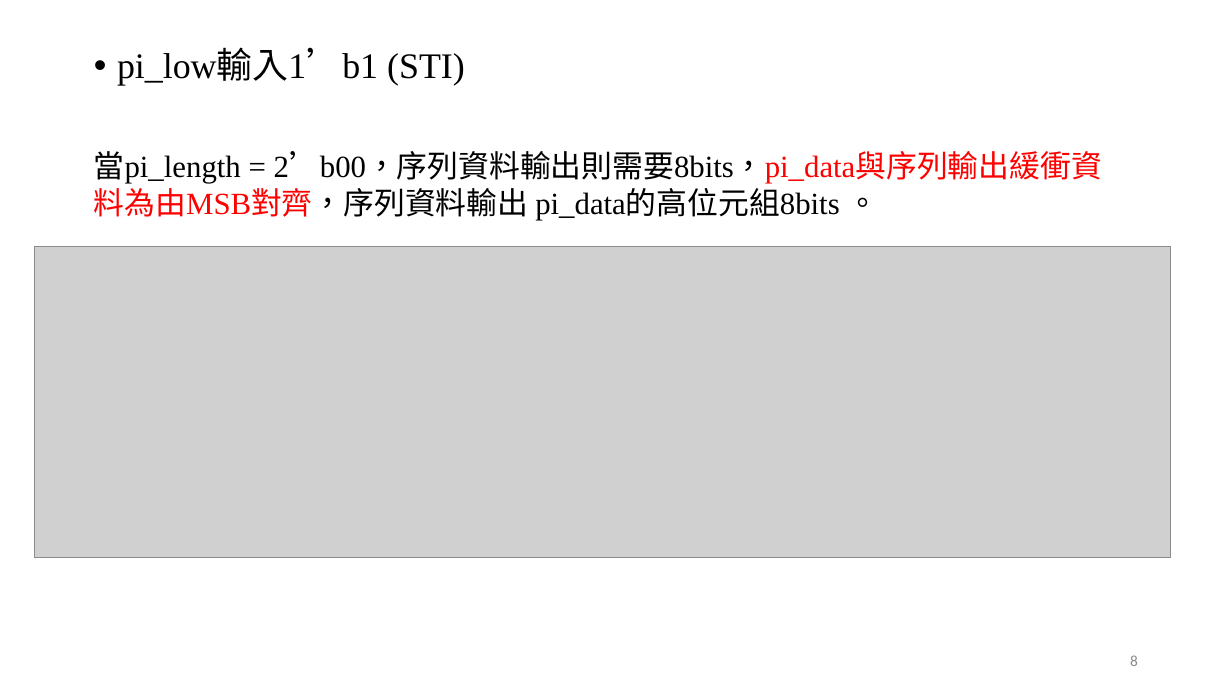
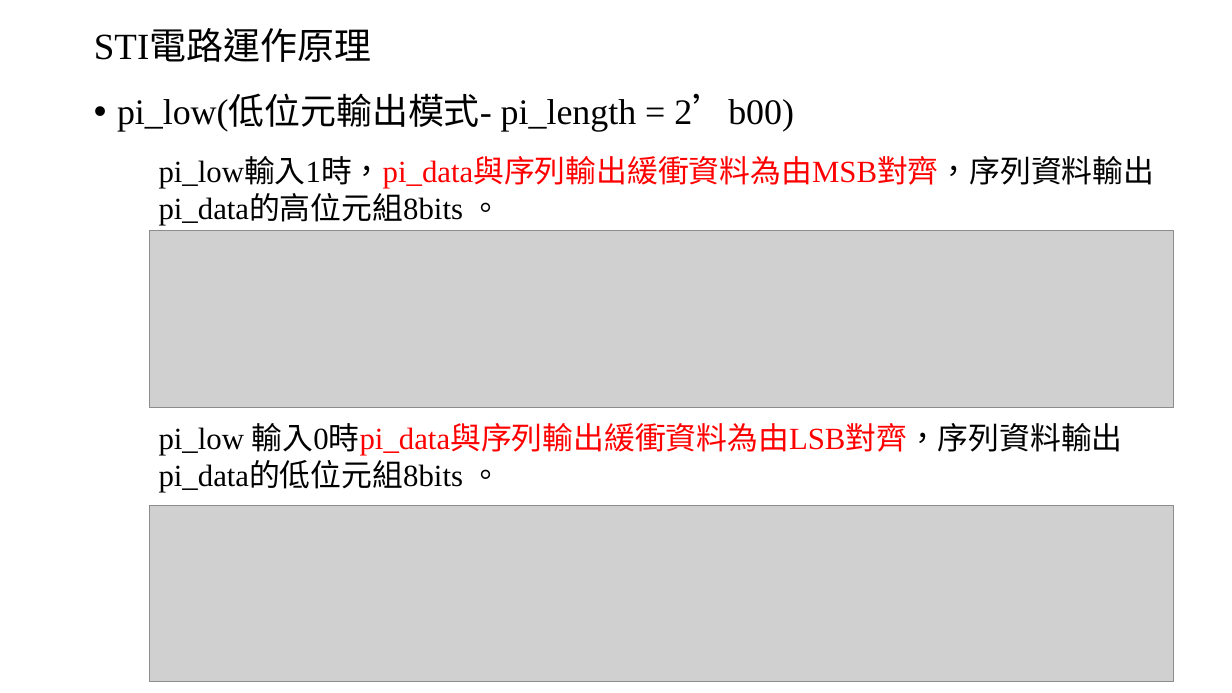
Before and after one commit to Chi-Yung/Chi-Yung, a slide deck: slide 8 of 報告.pptx (slide 9 before the commit). Drawn at 1232x693 pixels with LibreOffice and Linux fonts; fonts in the diff are those of the drawing; grey boxes stand for pictures. Boxes give left, top, right and bottom in pixels: in the first picture for what was removed or moved away, otherwise in the second. Text is boxed around its words. In the diff, an @@ line names an element or a change of style, - is before the commit and + after.

```diff
--- a/報告.pptx
+++ b/報告.pptx
@@ title added at [94, 31, 371, 62], 28.8 pt, text #000000 @@
+STI電路運作原理
@@ text at [117, 97, 794, 132]: text changed @@
-• pi_low輸入1’b1 (STI)
+• pi_low(低位元輸出模式- pi_length = 2’b00)
@@ text at [159, 158, 1155, 225]: text changed @@
-當pi_length = 2’b00，序列資料輸出則需要8bits，pi_data與序列輸出緩衝資料為由MSB對齊，序列資料輸出 pi_data的高位元組8bits 。
+pi_low輸入1時，pi_data與序列輸出緩衝資料為由MSB對齊，序列資料輸出 pi_data的高位元組8bits 。
@@ picture: place and size @@
-picture at [34, 247, 1171, 557]
+picture at [150, 231, 1175, 408]
@@ text added at [159, 423, 1123, 492], 24 pt, text #000000 @@
+pi_low 輸入0時pi_data與序列輸出緩衝資料為由LSB對齊，序列資料輸出 pi_data的低位元組8bits 。
@@ picture added at [150, 506, 1175, 682] @@
@@ page number removed at [1130, 655, 1138, 666] @@
-8
```
Also in this commit, not shown: 9 other slides changed, 5 slides added, 3 slides removed.
